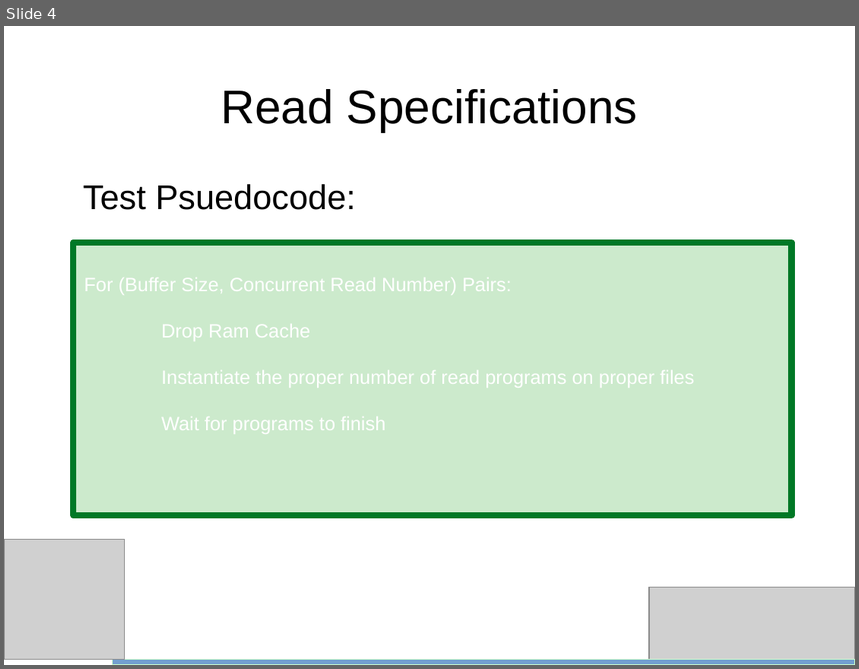
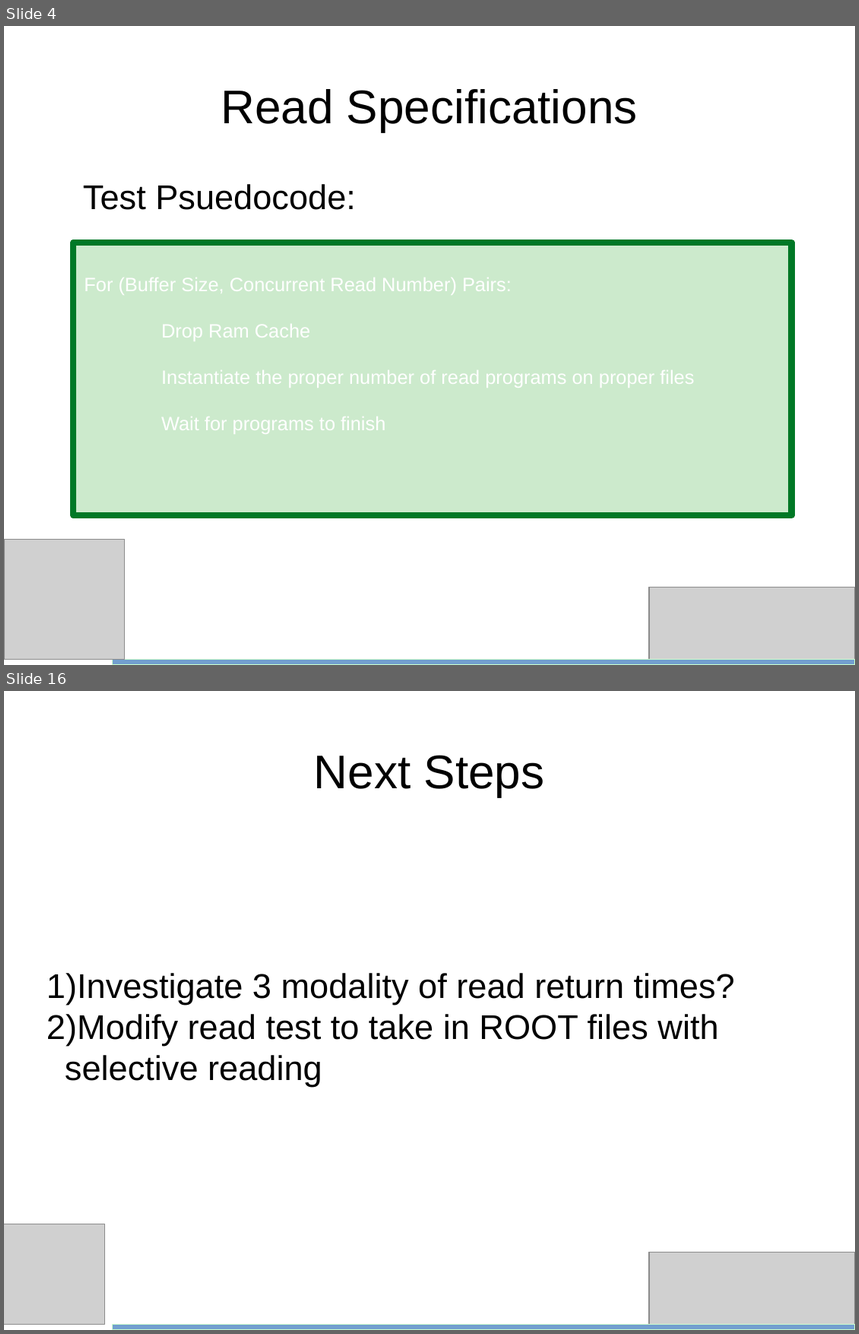
Before and after one commit to bth5032/CMS, a slide deck: Summer_2015/IOHeavyCI/Results/Powerpoints/condor_and_longrun.odp. Shown one above the other, each under a label of ours: slide 4 before the commit, slides 4 and 16 after it; the slides between them are not shown. The pictures are 859x669 and 859x1334 pixels, drawn with LibreOffice and Linux fonts; fonts in the diff are those of the drawing; grey boxes stand for pictures. Boxes give left, top, right and bottom in pixels: in the first picture for what was removed or moved away, otherwise in the second. Text is boxed around its words. In the diff, an @@ line names an element or a change of style, - is before the commit and + after.

```diff
--- a/Summer_2015/IOHeavyCI/Results/Powerpoints/condor_and_longrun.odp
+++ b/Summer_2015/IOHeavyCI/Results/Powerpoints/condor_and_longrun.odp
@@ slide 16 added at <box>4,691,855,1330</box>, background #FFFFFF @@
@@ title added at <box>314,755,545,797</box>, 44 pt, text #000000 @@
+Next Steps
@@ subtitle added at <box>47,973,735,1087</box>, 32 pt, text #000000 @@
+1) Investigate 3 modality of read return times?
+2) Modify read test to take in ROOT files with selective reading
@@ picture added at <box>4,1224,104,1324</box> @@
@@ picture added at <box>649,1252,855,1330</box> @@
@@ rectangle added at <box>112,1324,855,1330</box>, fill #729FCF, outline #CCFFCC 0 pt @@
```
Also in this commit, not shown: 2 slides changed, 11 other slides added, 8 slides removed, 16 other files.
